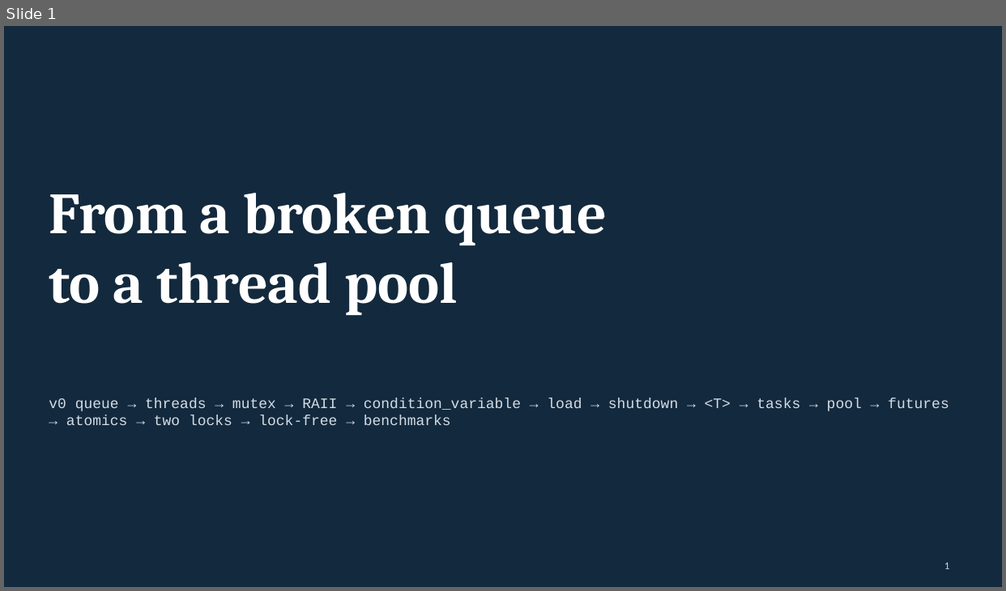
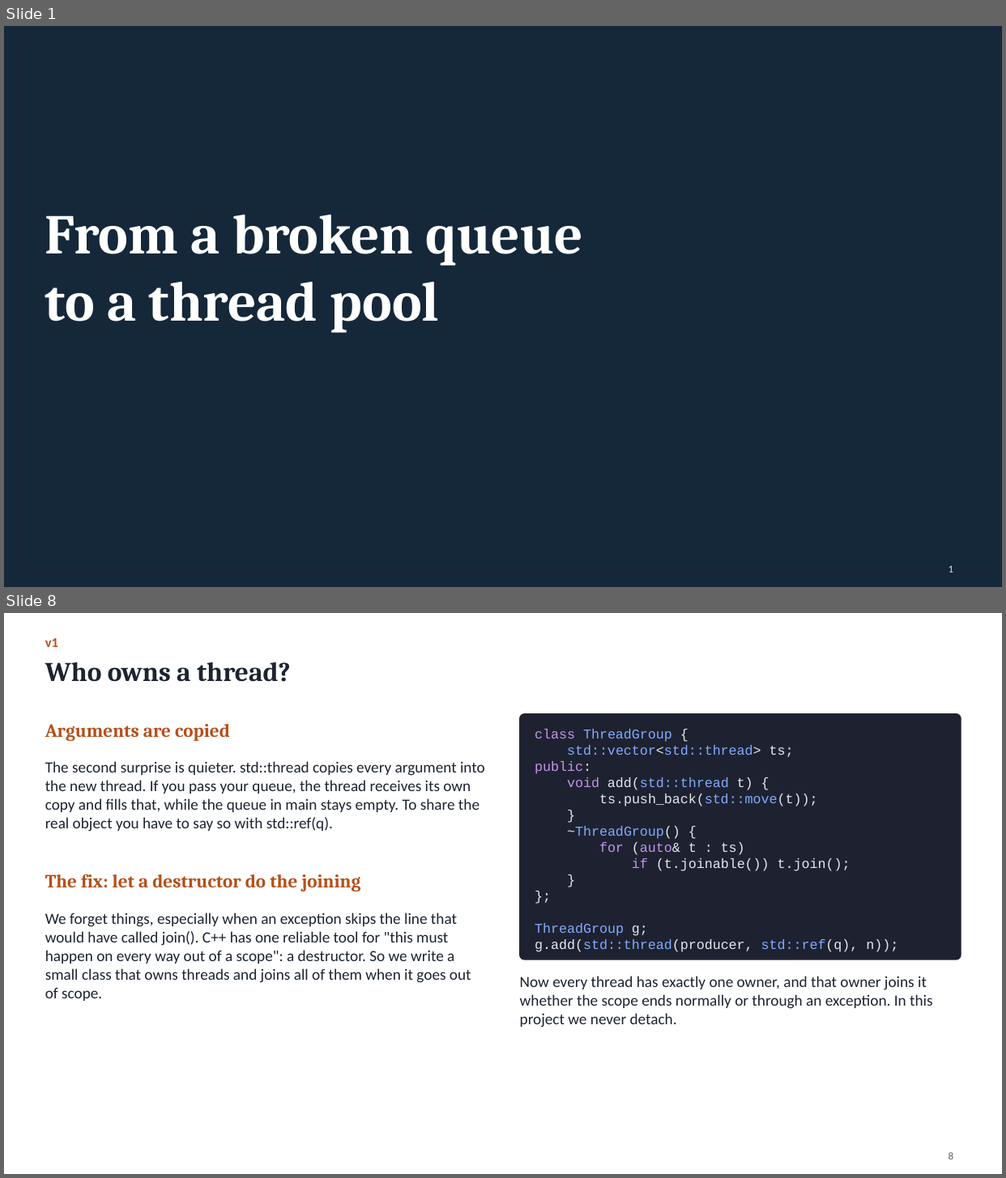
Before and after one commit to Kumarutkarsh9470/Project, a slide deck: Queue_Course.pptx. Shown one above the other, each under a label of ours: slide 1 before the commit, slides 1 and 8 after it; the slides between them are not shown. The pictures are 1006x591 and 1006x1178 pixels, drawn with LibreOffice and Linux fonts; fonts in the diff are those of the drawing. Boxes give left, top, right and bottom in pixels: in the first picture for what was removed or moved away, otherwise in the second. Text is boxed around its words. In the diff, an @@ line names an element or a change of style, - is before the commit and + after.

```diff
--- a/Queue_Course.pptx
+++ b/Queue_Course.pptx
@@ slide 8 added at box(4, 613, 1002, 1174), background #FFFFFF @@
@@ text added at box(45, 638, 58, 647), 13 pt, text #B4501A, bold @@
+v1
@@ title added at box(45, 662, 291, 682), 26 pt, text #1C2430, bold @@
+Who owns a thread?
@@ text added at box(45, 724, 230, 741), 18 pt, text #B4501A, bold @@
+Arguments are copied
@@ rounded rectangle added at box(520, 714, 961, 960), fill #1E2230, outline #1E2230 1 pt @@
@@ text added at box(535, 729, 898, 952), 13 pt, text #E4E7EE @@
+class ThreadGroup {
+std::vector<std::thread> ts;
+public:
+void add(std::thread t) {
+ts.push_back(std::move(t));
+}
+~ThreadGroup() {
+for (auto& t : ts)
+if (t.joinable()) t.join();
+}
+};
+ThreadGroup g;
+g.add(std::thread(producer, std::ref(q), n));
@@ text added at box(45, 761, 485, 832), 15 pt, text #1C2430 @@
+The second surprise is quieter. std::thread copies every argument into the new thread. If you pass your queue, the thread receives its own copy and fills that, while the queue in main stays empty. To share the real object you have to say so with std::ref(q).
@@ text added at box(45, 874, 361, 892), 18 pt, text #B4501A, bold @@
+The fix: let a destructor do the joining
@@ text added at box(45, 913, 471, 1001), 15 pt, text #1C2430 @@
+We forget things, especially when an exception skips the line that would have called join(). C++ has one reliable tool for "this must happen on every way out of a scope": a destructor. So we write a small class that owns threads and joins all of them when it goes out of scope.
@@ text added at box(520, 976, 932, 1028), 15 pt, text #1C2430 @@
+Now every thread has exactly one owner, and that owner joins it whether the scope ends normally or through an exception. In this project we never detach.
@@ page number added at box(948, 1152, 953, 1160), 10 pt, text #55606C @@
+8
@@ slide 1 changed as well @@
@@ background #13293D to #14283A @@
@@ text "From a broken queue": place and size @@
-text "From a broken queue" at box(49, 193, 607, 315)
+text "From a broken queue" at box(45, 214, 583, 333)
@@ text "From a broken queue" at box(45, 214, 583, 333): size 56 to 54 pt @@
@@ text removed at box(49, 398, 949, 425) @@
-v0 queue → threads → mutex → RAII → condition_variable → load → shutdown → <T> → tasks → pool → futures → atomics → two locks → lock-free → benchmarks
@@ page number at box(948, 565, 953, 573): text colour #D3DCE5 to #D5DEE7 @@
```
Also in this commit, not shown: 10 other slides changed, 62 other slides added, 80 slides removed, 10 other files.
